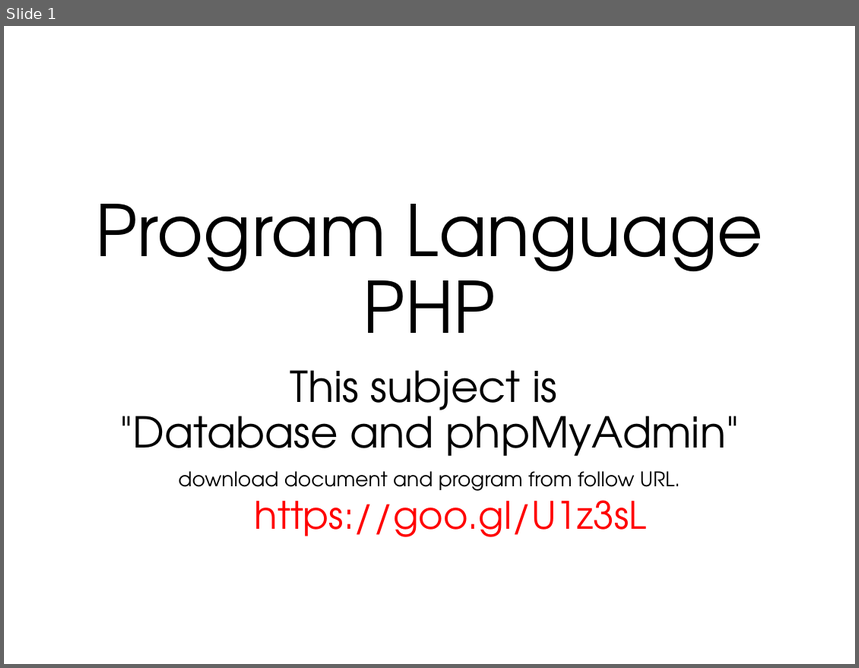
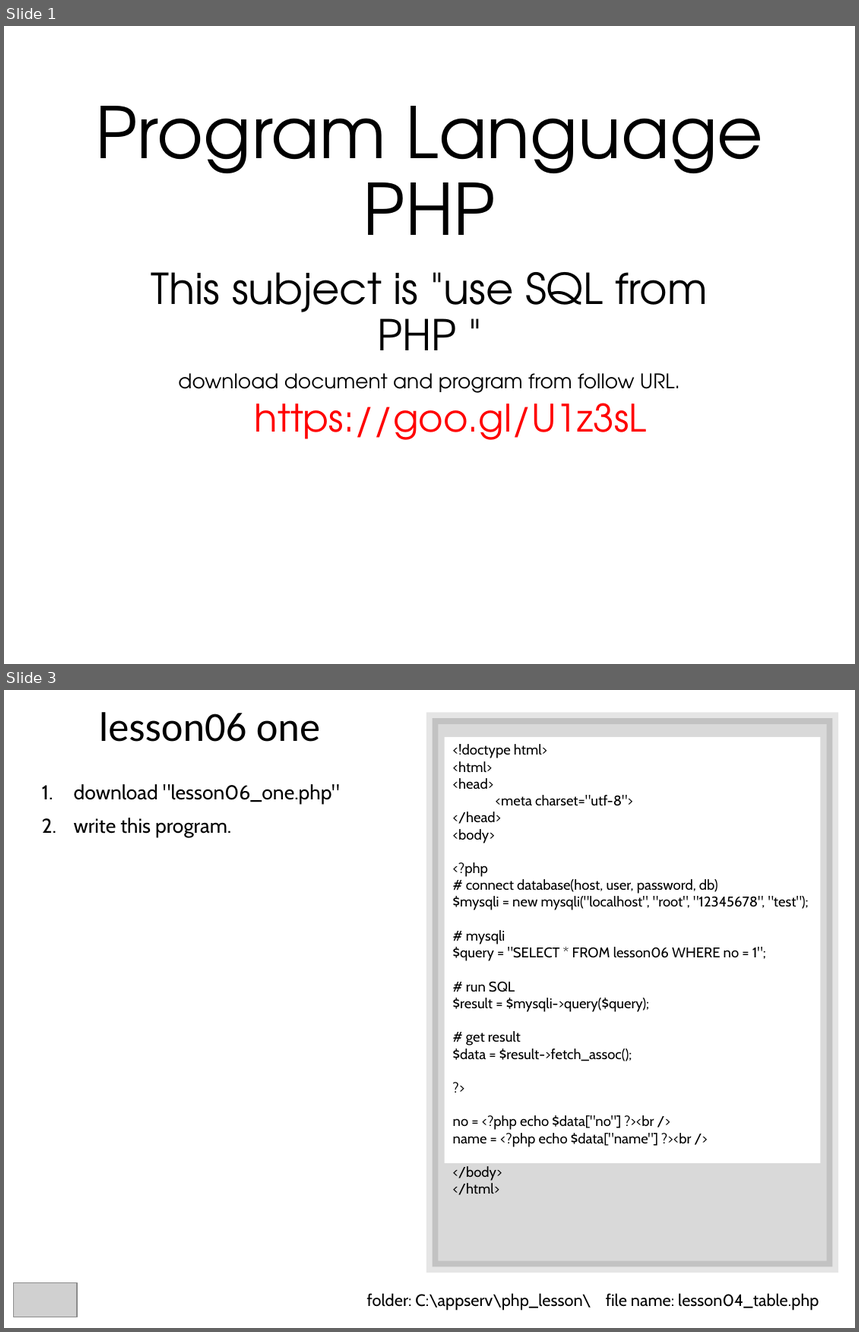
Before and after one commit to lastshogun13/php_lesson, a slide deck: ppt/lesson06.pptx. Shown one above the other, each under a label of ours: slide 1 before the commit, slides 1 and 3 after it; the slides between them are not shown. The pictures are 859x668 and 859x1332 pixels, drawn with LibreOffice and Linux fonts; fonts in the diff are those of the drawing; grey boxes stand for pictures. Boxes give left, top, right and bottom in pixels: in the first picture for what was removed or moved away, otherwise in the second. Text is boxed around its words. In the diff, an @@ line names an element or a change of style, - is before the commit and + after.

Commit message:
php_lesson

```diff
--- a/ppt/lesson06.pptx
+++ b/ppt/lesson06.pptx
@@ slide 3 added at box(4, 690, 855, 1328), background #FFFFFF @@
@@ title added at box(99, 712, 320, 742), 35 pt, text #000000 @@
+lesson06 one
@@ rectangle added at box(432, 718, 832, 1267), fill #000000 at 15% opacity, outline #000000 10 pt @@
@@ rectangle added at box(445, 737, 821, 1163), fill #FFFFFF, 11.9 pt, text #000000 @@
+<!doctype html>
+<html>
+<head>
+<meta charset="utf-8">
+</head>
+<body>
+<?php
+# connect database(host, user, password, db)
+$mysqli = new mysqli("localhost", "root", "12345678", "test");
+# mysqli
+$query = "SELECT * FROM lesson06 WHERE no = 1";
+# run SQL
+$result = $mysqli->query($query);
+# get result
+$data = $result->fetch_assoc();
+?>
+no = <?php echo $data["no"] ?><br />
+name = <?php echo $data["name"] ?><br />
+</body>
+</html>
@@ text added at box(74, 784, 340, 837), 17 pt, text #000000 @@
+1. download "lesson06_one.php"
+2. write this program.
@@ picture added at box(13, 1284, 77, 1317) @@
@@ text added at box(367, 1293, 819, 1310), 14 pt, text #000000 @@
+folder: C:\appserv\php_lesson\ file name: lesson04_table.php
@@ slide 1 changed as well @@
@@ title "Program Language PHP": place and size @@
-title "Program Language PHP" at box(96, 204, 764, 333)
+title "Program Language PHP" at box(96, 106, 764, 235)
@@ subtitle "This subject is "use SQL ...": place and size @@
-subtitle "This subject is "use SQL ..." at box(120, 370, 740, 537)
+subtitle "This subject is "use SQL ..." at box(151, 272, 708, 440)
@@ subtitle at box(151, 272, 708, 351): text changed @@
-This subject is
-"Database and phpMyAdmin"
+This subject is "use SQL from PHP "
```
Also in this commit, not shown: 2 other slides added, 7 slides removed, 7 other files.
